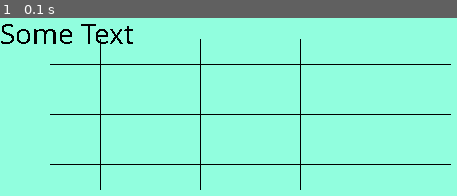
Above: before the commit, frame 1.
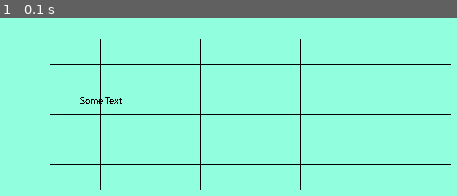
Above: after the commit, the same moment.

Repository: Nowikens/Prisoner-dillema
Game: pygame game, started from pygame_version.py
Two runs of this game, one before a commit and one after it. Both use one fixed random seed, a clock stepped at 60 frames per second and the inputs below.
Inputs:
- Up to frame 1 (0.1 s): no input

The runs differ from the first frame. In frame 1, 1.0% of the frame differs, in the area x 0-30%, y 3-49%.

Commit message:
added comments

Diff:
--- a/pygame_version.py
+++ b/pygame_version.py
@@ -6,11 +6,14 @@
 
 
 def table(window):
+    # color
     window.fill((145, 254, 222))
-    myfont = pygame.font.SysFont('Comic Sans MS', 30)
+    # 1.name of font 2.height
+    myfont = pygame.font.SysFont('Comic Sans MS', 10)
+    # 1.what text 2.? 3.color
     textsurface = myfont.render('Some Text', False, (0, 0, 0))
 
-    # horizontal lines
+    # horizontal lines 1.where(surface) 2.color 3.start-pos 4.end-pos 5.width
     pygame.draw.line(window, (0,0,0), (50,50), (450, 50), 1)
     pygame.draw.line(window, (0,0,0), (50,100), (450, 100), 1)
     pygame.draw.line(window, (0,0,0), (50,150), (450, 150), 1)
@@ -23,8 +26,8 @@
     # players
 
 
-    # blit
-    window.blit(textsurface,(0,0))
+    # blitting surface, 1.what surface 2.new position
+    window.blit(textsurface,(80,80))
 
 while True:
         for event in pygame.event.get():
